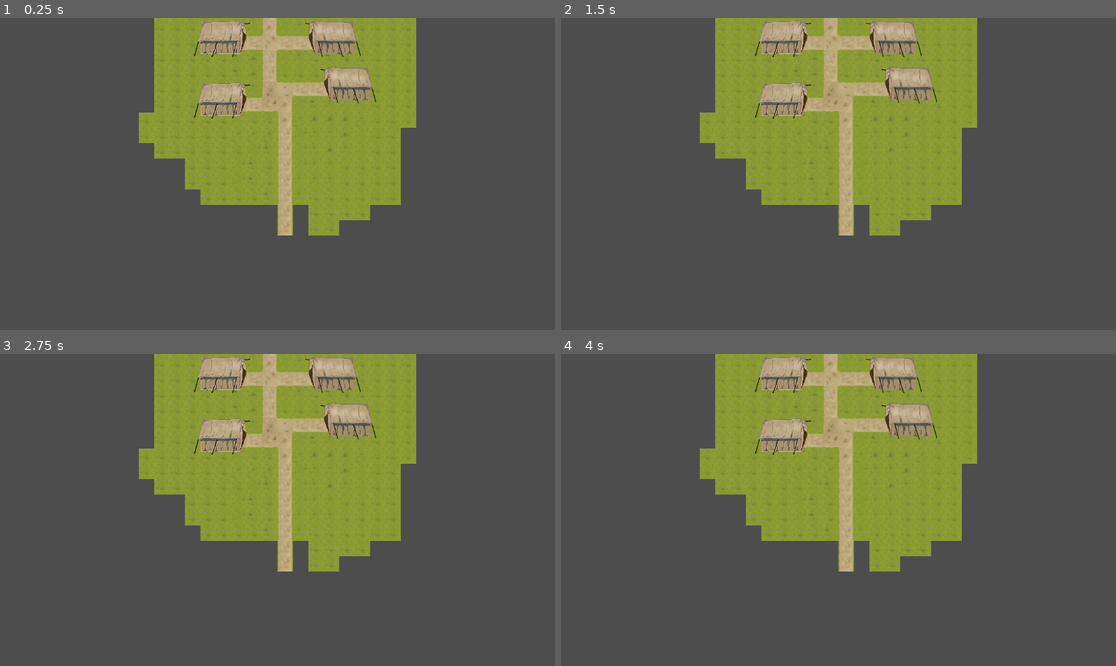
Above: before the commit, frames 1-4 (two rows, left to right).
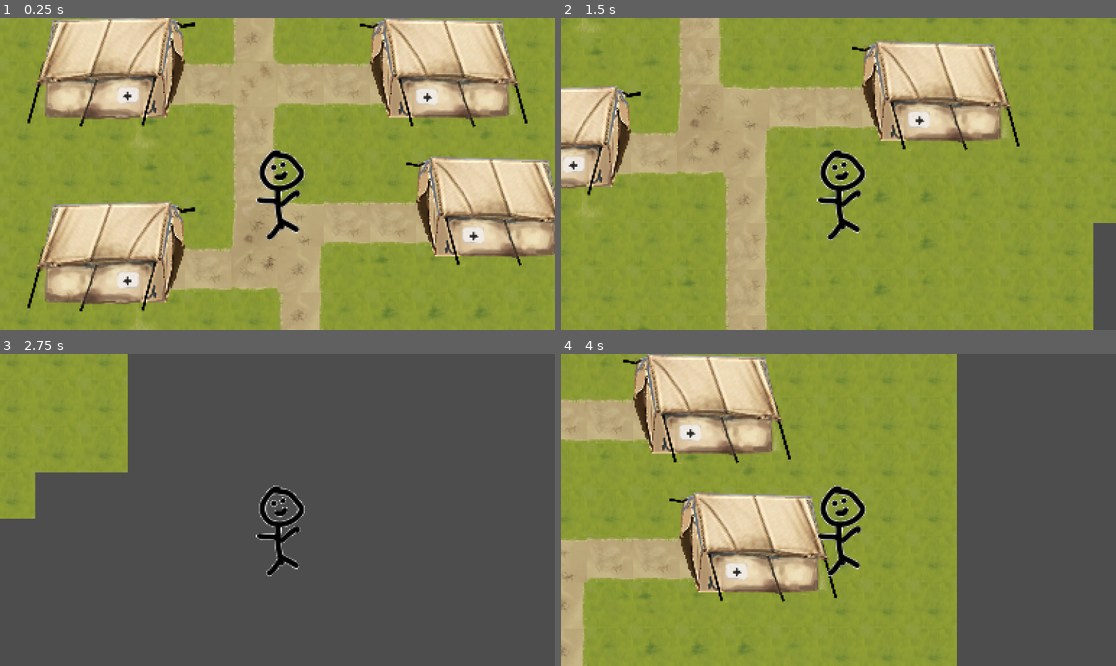
Above: after the commit, the same moments.

Repository: Cholipoli/jeu-WWI
Game: Godot game, scene res://scenes/game.tscn
The game is run twice, just before and just after one commit, with the same random seed, the same clock (stepped at 60 frames per second) and the same inputs.
Inputs:
- Up to frame 1 (0.25 s): no input
- Up to frame 2 (1.5 s): tap Enter at 0.5 s; hold Right (right, bound only after the commit) 0.53-1.28 s; tap Space at 1.25 s; hold Down (down, bound only after the commit) from 1.28 s (still down)
- Up to frame 3 (2.75 s): release Down (down, bound only after the commit) at 2.03 s; hold Right (right, bound only after the commit) from 2.03 s (still down)
- Up to frame 4 (4 s): release Right (right, bound only after the commit) at 2.78 s; hold Up (up, bound only after the commit) 2.78-3.53 s; hold Left (left, bound only after the commit) from 3.53 s (still down)

The runs differ from the first frame. In frame 1, 86% of the frame differs, in the area x 0-100%, y 0-100%; in frame 2, 85%; in frame 3, 38%; in frame 4, 58%.

Commit message:
map suite + collision

Diff:
--- /dev/null
+++ b/character_body_2d.gd
@@ -0,0 +1,11 @@
+extends CharacterBody2D
+
+@export var speed = 400
+
+func get_input():
+	var input_direction = Input.get_vector("left", "right", "up", "down")
+	velocity = input_direction * speed
+
+func _physics_process(delta):
+	get_input()
+	move_and_slide()
--- a/project.godot
+++ b/project.godot
@@ -14,3 +14,35 @@
 run/main_scene="res://scenes/game.tscn"
 config/features=PackedStringArray("4.3", "Forward Plus")
 config/icon="res://icon.svg"
+
+[input]
+
+left={
+"deadzone": 0.5,
+"events": [Object(InputEventKey,"resource_local_to_scene":false,"resource_name":"","device":-1,"window_id":0,"alt_pressed":false,"shift_pressed":false,"ctrl_pressed":false,"meta_pressed":false,"pressed":false,"keycode":0,"physical_keycode":4194319,"key_label":0,"unicode":0,"location":0,"echo":false,"script":null)
+]
+}
+right={
+"deadzone": 0.5,
+"events": [Object(InputEventKey,"resource_local_to_scene":false,"resource_name":"","device":-1,"window_id":0,"alt_pressed":false,"shift_pressed":false,"ctrl_pressed":false,"meta_pressed":false,"pressed":false,"keycode":0,"physical_keycode":4194321,"key_label":0,"unicode":0,"location":0,"echo":false,"script":null)
+]
+}
+up={
+"deadzone": 0.5,
+"events": [Object(InputEventKey,"resource_local_to_scene":false,"resource_name":"","device":-1,"window_id":0,"alt_pressed":false,"shift_pressed":false,"ctrl_pressed":false,"meta_pressed":false,"pressed":false,"keycode":0,"physical_keycode":4194320,"key_label":0,"unicode":0,"location":0,"echo":false,"script":null)
+]
+}
+down={
+"deadzone": 0.5,
+"events": [Object(InputEventKey,"resource_local_to_scene":false,"resource_name":"","device":-1,"window_id":0,"alt_pressed":false,"shift_pressed":false,"ctrl_pressed":false,"meta_pressed":false,"pressed":false,"keycode":0,"physical_keycode":4194322,"key_label":0,"unicode":0,"location":0,"echo":false,"script":null)
+]
+}
+click={
+"deadzone": 0.5,
+"events": [Object(InputEventMouseButton,"resource_local_to_scene":false,"resource_name":"","device":-1,"window_id":0,"alt_pressed":false,"shift_pressed":false,"ctrl_pressed":false,"meta_pressed":false,"button_mask":0,"position":Vector2(0, 0),"global_position":Vector2(0, 0),"factor":1.0,"button_index":1,"canceled":false,"pressed":false,"double_click":false,"script":null)
+]
+}
+
+[rendering]
+
+textures/canvas_textures/default_texture_filter=0
--- a/scenes/game.tscn
+++ b/scenes/game.tscn
@@ -1,7 +1,8 @@
-[gd_scene load_steps=8 format=3 uid="uid://dst4nuv2poyas"]
+[gd_scene load_steps=9 format=3 uid="uid://dst4nuv2poyas"]
 
 [ext_resource type="Texture2D" uid="uid://dryfc6co5musu" path="res://assets/sprites/DALL·E 2024-10-22 18.34.09 - A pixel art tilemap designed for a World War I field hospital setting. The tiles should include elements such as tents, wooden floors, makeshift beds,.webp" id="1_mjpcw"]
 [ext_resource type="Texture2D" uid="uid://ufrv7g1q8og0" path="res://assets/sprites/tileset.png" id="2_4yq75"]
+[ext_resource type="PackedScene" uid="uid://5lo5d3l0j8b4" path="res://scenes/player.tscn" id="3_e5tkt"]
 
 [sub_resource type="TileSetAtlasSource" id="TileSetAtlasSource_bdxte"]
 texture = ExtResource("1_mjpcw")
@@ -1152,8 +1153,11 @@
 8:3/0 = 0
 9:3/0 = 0
 10:3/0 = 0
+10:3/0/physics_layer_0/polygon_0/points = PackedVector2Array(-16, -5.125, 16, -5.875, 16, 16, -16, 16)
 11:3/0 = 0
+11:3/0/physics_layer_0/polygon_0/points = PackedVector2Array(-16, -5.125, 16, -5.875, 16, 16, -16, 16)
 12:3/0 = 0
+12:3/0/physics_layer_0/polygon_0/points = PackedVector2Array(-16, -5.125, 16, -5.875, 16, 16, -16, 16)
 13:3/0 = 0
 0:4/0 = 0
 1:4/0 = 0
@@ -1165,8 +1169,11 @@
 7:4/0 = 0
 8:4/0 = 0
 10:4/0 = 0
+10:4/0/physics_layer_0/polygon_0/points = PackedVector2Array(-16, -16, 16, -16, 16, 16, -16, 16)
 11:4/0 = 0
+11:4/0/physics_layer_0/polygon_0/points = PackedVector2Array(-16, -16, 16, -16, 16, 16, -16, 16)
 12:4/0 = 0
+12:4/0/physics_layer_0/polygon_0/points = PackedVector2Array(-16, -16, 16, -16, 16, 16, -16, 16)
 13:4/0 = 0
 0:5/0 = 0
 1:5/0 = 0
@@ -1178,42 +1185,129 @@
 7:5/0 = 0
 8:5/0 = 0
 10:5/0 = 0
+10:5/0/physics_layer_0/polygon_0/points = PackedVector2Array(-16, -16, 16, -16, 16, -8.625, -16, -9.875)
 11:5/0 = 0
+11:5/0/physics_layer_0/polygon_0/points = PackedVector2Array(-16, -16, 16, -16, 16, -8.625, -16, -9.875)
 12:5/0 = 0
+12:5/0/physics_layer_0/polygon_0/points = PackedVector2Array(-16, -16, 16, -16, 16, -8.625, -16, -9.875)
 13:5/0 = 0
 10:6/0 = 0
+10:6/0/physics_layer_0/polygon_0/points = PackedVector2Array(-16, -5.125, 16, -5.875, 16, 16, -16, 16)
 11:6/0 = 0
+11:6/0/physics_layer_0/polygon_0/points = PackedVector2Array(-16, -5.125, 16, -5.875, 16, 16, -16, 16)
 12:6/0 = 0
+12:6/0/physics_layer_0/polygon_0/points = PackedVector2Array(-16, -5.125, 16, -5.875, 16, 16, -16, 16)
 12:7/0 = 0
+12:7/0/physics_layer_0/polygon_0/points = PackedVector2Array(-16, -16, 16, -16, 8.4375, 16, -16, 16)
 13:7/0 = 0
 11:7/0 = 0
+11:7/0/physics_layer_0/polygon_0/points = PackedVector2Array(-16, -16, 16, -16, 16, 16, -16, 16)
 10:7/0 = 0
+10:7/0/physics_layer_0/polygon_0/points = PackedVector2Array(-16, -16, 16, -16, 16, 16, -16, 16)
 10:8/0 = 0
+10:8/0/physics_layer_0/polygon_0/points = PackedVector2Array(-16, -16, 16, -16, 16, -8.625, -16, -9.875)
 9:8/0 = 0
 8:8/0 = 0
+8:8/0/physics_layer_0/polygon_0/points = PackedVector2Array(-16, -16, 2.5625, -16, 4.1875, 17.375, 3.0338, 17.2964, -16, 16)
 9:7/0 = 0
 11:8/0 = 0
+11:8/0/physics_layer_0/polygon_0/points = PackedVector2Array(-16, -16, 16, -16, 16, -8.625, -16, -9.875)
 12:8/0 = 0
+12:8/0/physics_layer_0/polygon_0/points = PackedVector2Array(-16, -16, 16, -16, 16, -8.625, -16, -9.875)
 13:8/0 = 0
 13:6/0 = 0
 9:6/0 = 0
+6:6/0 = 0
+6:6/0/physics_layer_0/polygon_0/points = PackedVector2Array(16, 11.125, 16, 16, 7.8125, 16)
+7:6/0 = 0
+7:6/0/physics_layer_0/polygon_0/points = PackedVector2Array(6.3125, -4.875, 16, 3.875, 16, 16, -16, 16, -16, 12.25)
+8:6/0 = 0
+8:6/0/physics_layer_0/polygon_0/points = PackedVector2Array(-16, 3.75, 2.9375, 16, -16, 16)
+8:7/0 = 0
+8:7/0/physics_layer_0/polygon_0/points = PackedVector2Array(-16, -16, 2.5625, -16, 4.1875, 17.375, 3.0338, 17.2964, -16, 16)
+7:8/0 = 0
+7:8/0/physics_layer_0/polygon_0/points = PackedVector2Array(-16, -16, 16, -16, 16, 16, -16, 16)
+7:7/0 = 0
+7:7/0/physics_layer_0/polygon_0/points = PackedVector2Array(-16, -16, 16, -16, 16, 16, -16, 16)
+6:7/0 = 0
+6:7/0/physics_layer_0/polygon_0/points = PackedVector2Array(9.4375, -16, 16, -16, 16, 16, 8.3125, 16)
+6:8/0 = 0
+6:8/0/physics_layer_0/polygon_0/points = PackedVector2Array(7.4375, -16, 16, -16, 16, 16, 5.9375, 16)
+7:9/0 = 0
+7:9/0/physics_layer_0/polygon_0/points = PackedVector2Array(-16, -16, 16, -16, 16, 8.625, -16, 8.625)
+8:9/0 = 0
+8:9/0/physics_layer_0/polygon_0/points = PackedVector2Array(-16, -16, 5.6875, -16, 6.0625, 7.625, -16, 7)
+8:10/0 = 0
+7:10/0 = 0
+6:9/0 = 0
+6:9/0/physics_layer_0/polygon_0/points = PackedVector2Array(5.3125, -15, 16, -16, 16, 8.625, 7.4375, 8.625)
+6:10/0 = 0
+15:4/0 = 0
+15:4/0/physics_layer_0/polygon_0/points = PackedVector2Array(16, -16, 16, 10.625, -14.5625, -4.125, -16, -15.625)
+14:5/0 = 0
+15:5/0 = 0
+16:5/0 = 0
+17:5/0 = 0
+18:4/0 = 0
+18:4/0/physics_layer_0/polygon_0/points = PackedVector2Array(-7.9375, -16, -11.6875, -9.625, -16, -8.625, -16, -15.625)
+19:4/0 = 0
+19:3/0 = 0
+18:3/0 = 0
+18:3/0/physics_layer_0/polygon_0/points = PackedVector2Array(-7.8125, -16, -12.9375, 16, -16, 16, -16, -15.625)
+17:3/0 = 0
+17:3/0/physics_layer_0/polygon_0/points = PackedVector2Array(-16, -16, 16, -16, 16, 16, -16, 16)
+17:4/0 = 0
+17:4/0/physics_layer_0/polygon_0/points = PackedVector2Array(16, -16, 17.0625, -5.125, -16, 8.25, -16, -15.625)
+18:2/0 = 0
+18:2/0/physics_layer_0/polygon_0/points = PackedVector2Array(-8.1875, 2.875, -7.4375, 16, -16, 16, -16, -8.375)
+17:2/0 = 0
+17:2/0/physics_layer_0/polygon_0/points = PackedVector2Array(-16, -16, 16, -16, 16, 16, -16, 16)
+14:3/0 = 0
+14:3/0/physics_layer_0/polygon_0/points = PackedVector2Array(-6.5625, -16, 16, -16, 16, 16, -8.8125, 16)
+14:4/0 = 0
+14:2/0 = 0
+14:2/0/physics_layer_0/polygon_0/points = PackedVector2Array(7.5625, -16, 16, -16, 16, 16, -8.8125, 16)
+14:1/0 = 0
+15:2/0 = 0
+15:2/0/physics_layer_0/polygon_0/points = PackedVector2Array(-16, -16, 16, -16, 16, 16, -16, 16)
+15:1/0 = 0
+15:1/0/physics_layer_0/polygon_0/points = PackedVector2Array(16, 9.875, 16, 16, -8.8125, 16, -0.9375, 12.125)
+16:1/0 = 0
+16:1/0/physics_layer_0/polygon_0/points = PackedVector2Array(16, 8.75, 16, 16, -16, 16, -16, 9.875, 0.6875, 5.875)
+16:2/0 = 0
+16:2/0/physics_layer_0/polygon_0/points = PackedVector2Array(-16, -16, 16, -16, 16, 16, -16, 16)
+16:3/0 = 0
+16:3/0/physics_layer_0/polygon_0/points = PackedVector2Array(-16, -16, 16, -16, 16, 16, -16, 16)
+15:3/0 = 0
+15:3/0/physics_layer_0/polygon_0/points = PackedVector2Array(-16, -16, 16, -16, 16, 16, -16, 16)
+16:4/0 = 0
+16:4/0/physics_layer_0/polygon_0/points = PackedVector2Array(16, -16, 16, 7.625, -16, 8.25, -16, -15.625)
+17:1/0 = 0
+17:1/0/physics_layer_0/polygon_0/points = PackedVector2Array(7.5625, 13.125, 16, 16, -16, 16, -16, 9.875)
+18:1/0 = 0
 
 [sub_resource type="TileSet" id="TileSet_cjoy7"]
 tile_size = Vector2i(32, 32)
+physics_layer_0/collision_layer = 1
 sources/1 = SubResource("TileSetAtlasSource_rspmx")
 
 [node name="Game" type="Node2D"]
-
-[node name="Camera2D" type="Camera2D" parent="."]
 
 [node name="Node2D" type="Node2D" parent="."]
 
 [node name="ground" type="TileMap" parent="Node2D"]
 tile_set = SubResource("TileSet_i7m3v")
 format = 2
-layer_0/tile_data = PackedInt32Array(196610, 262145, 4, 1966 …(3377 unchanged characters)… 262145, 4, -917508, 262145, 4, -786436, 262145, 4, -851973, 262145, 4, -983044, 262145, 4, -983043, 262145, 4, -720900, 262145, 4, -655365, 262145, 4, -655367, 262145, 4 …(1755 unchanged characters)…
+layer_0/tile_data = PackedInt32Array(196610, 262145, 4, 1966 …(3377 unchanged characters)… 262145, 4, -917508, 262145, 4, -786436, 327681, 4, -851973, 262145, 4, -983044, 262145, 4, -983043, 262145, 4, -720900, 65537, 3, -655365, 262145, 4, -655367, 262145, 4 …(1755 unchanged characters)…
 
 [node name="tents" type="TileMap" parent="Node2D"]
 tile_set = SubResource("TileSet_cjoy7")
 format = 2
-layer_0/tile_data = PackedInt32Array(-720883, 1703936, 7, -6 …(956 unchanged characters)… , -458747, 786433, 3, -458746, 851969, 3)
+layer_0/tile_data = PackedInt32Array(-720883, 1703936, 7, -6 …(956 unchanged characters)… , -458747, 786433, 3, -458746, 851969, 3, -983045, 393217, 6, -917509, 393217, 7, -851973, 393217, 8, -786437, 393217, 9, -983044, 458753, 6, -917508, 458753, 7, -851972, 458753, 8, -786436, 458753, 9, -983043, 524289, 6, -917507, 524289, 7, -851971, 524289, 8, -786435, 524289, 9, -983037, 917505, 1, -917501, 917505, 2, -851965, 917505, 3, -786429, 917505, 4, -983036, 983041, 1, -917500, 983041, 2, -851964, 983041, 3, -786428, 983041, 4, -983035, 1048577, 1, -917499, 1048577, 2, -851963, 1048577, 3, -786427, 1048577, 4, -983034, 1114113, 1, -917498, 1114113, 2, -851962, 1114113, 3, -786426, 1114113, 4, -983033, 1179649, 1, -917497, 1179649, 2, -851961, 1179649, 3, -786425, 1179649, 4)
+
+[node name="CharacterBody2D" parent="." instance=ExtResource("3_e5tkt")]
+position = Vector2(1, -196)
+
+[node name="Camera2D" type="Camera2D" parent="CharacterBody2D"]
+position = Vector2(-1, -14)
+zoom = Vector2(3, 3)
--- /dev/null
+++ b/scenes/player.tscn
@@ -0,0 +1,17 @@
+[gd_scene load_steps=4 format=3 uid="uid://5lo5d3l0j8b4"]
+
+[ext_resource type="Script" path="res://character_body_2d.gd" id="1_mj1eq"]
+[ext_resource type="Texture2D" uid="uid://mucdsqyohq80" path="res://assets/sprites/perso.png" id="2_rni1n"]
+
+[sub_resource type="CircleShape2D" id="CircleShape2D_tkgh2"]
+radius = 15.1327
+
+[node name="CharacterBody2D" type="CharacterBody2D"]
+script = ExtResource("1_mj1eq")
+
+[node name="Sprite2D" type="Sprite2D" parent="."]
+texture = ExtResource("2_rni1n")
+
+[node name="CollisionShape2D" type="CollisionShape2D" parent="."]
+position = Vector2(0, 15)
+shape = SubResource("CircleShape2D_tkgh2")
Binary file added: assets/sprites/perso.png
Not shown, added: assets/sprites/perso.png.import
Binary file changed: assets/sprites/tileset.png
Not shown, added: assets/sprites/.DS_Store
Not shown, added: assets/sprites/.perso.png-autosave.kra
Not shown, changed: assets/sprites/tileset.png~
